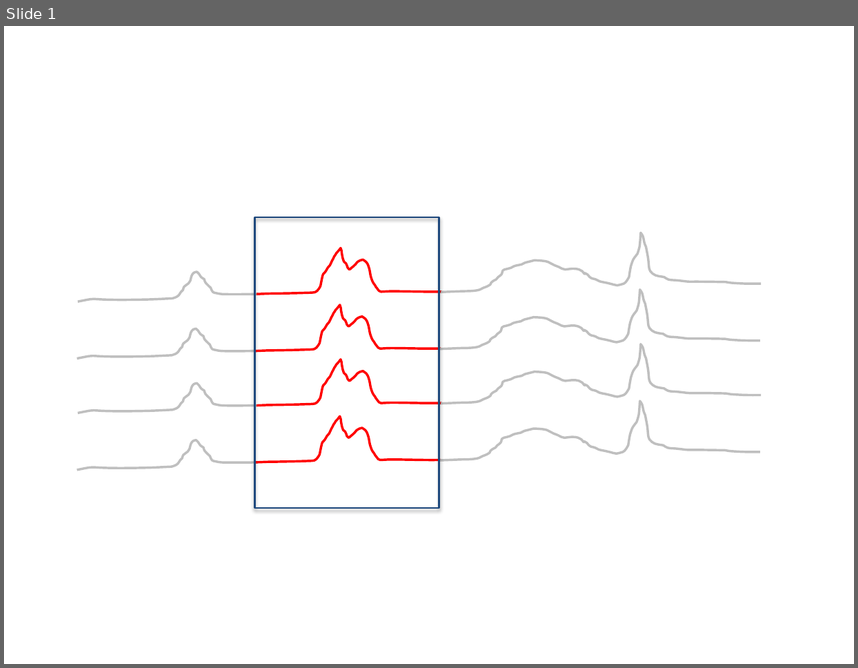
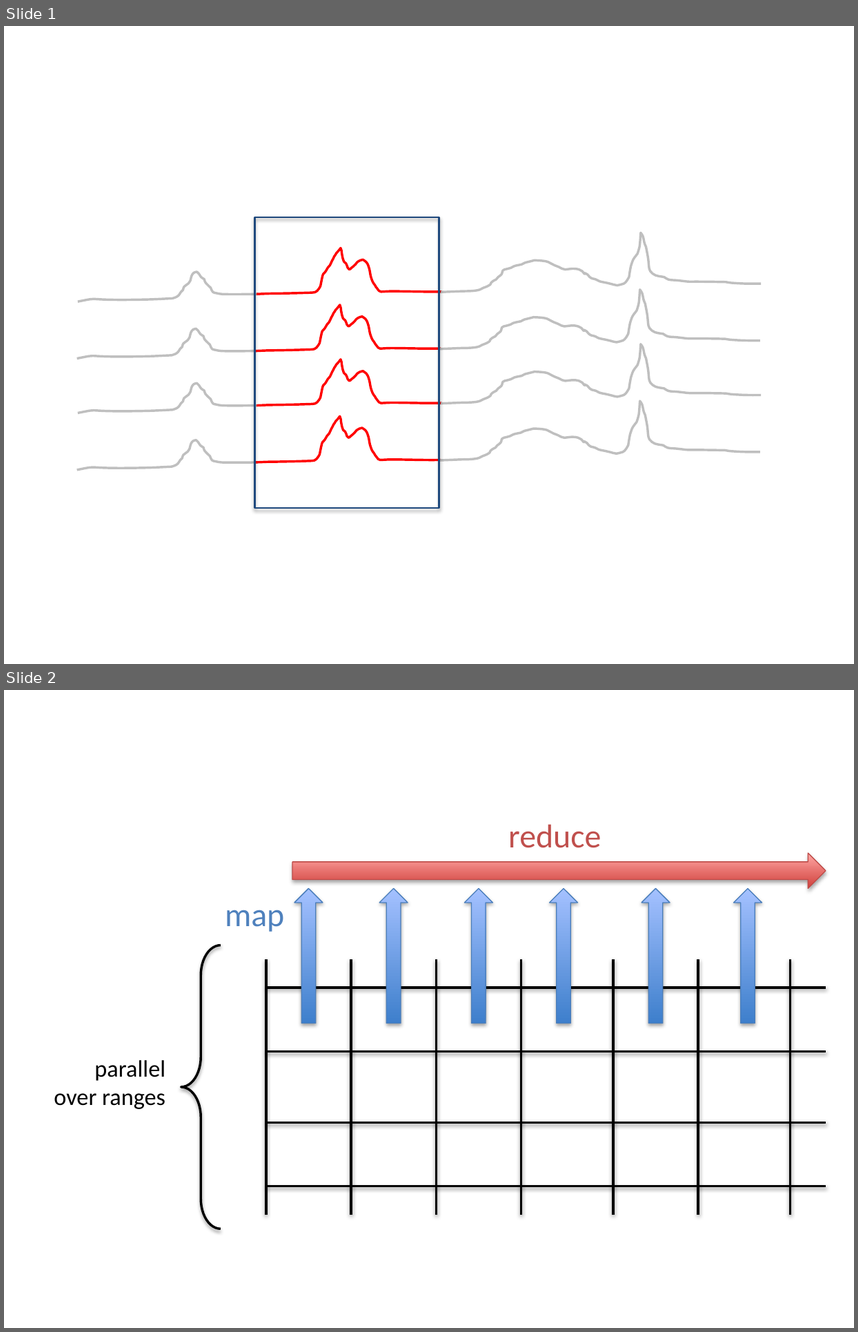
Before and after one commit to mikelove/gfvtalk, a slide deck: diagram.pptx. Shown one above the other, each under a label of ours: slide 1 before the commit, slides 1 and 2 after it. The pictures are 858x668 and 858x1332 pixels, drawn with LibreOffice and Linux fonts; fonts in the diff are those of the drawing. Boxes give left, top, right and bottom in pixels: in the first picture for what was removed or moved away, otherwise in the second. Text is boxed around its words. In the diff, an @@ line names an element or a change of style, - is before the commit and + after.

```diff
--- a/diagram.pptx
+++ b/diagram.pptx
@@ slide 2 added at (4, 690, 854, 1328), background #FFFFFF @@
@@ text added at (508, 824, 601, 848), 28 pt, text #C0504D @@
+reduce
@@ right arrow added at (292, 854, 825, 889), fill gradient #D1403C to #FFA6A5, outline #BF4C48 0.75 pt @@
@@ up arrow added at (294, 888, 323, 1023), fill gradient #3F80CE to #A4C4FF, outline #4B7EBC 0.75 pt @@
@@ up arrow added at (380, 888, 408, 1023), fill gradient #3F80CE to #A4C4FF, outline #4B7EBC 0.75 pt @@
@@ up arrow added at (465, 888, 493, 1023), fill gradient #3F80CE to #A4C4FF, outline #4B7EBC 0.75 pt @@
@@ up arrow added at (550, 888, 578, 1023), fill gradient #3F80CE to #A4C4FF, outline #4B7EBC 0.75 pt @@
@@ up arrow added at (642, 888, 670, 1023), fill gradient #3F80CE to #A4C4FF, outline #4B7EBC 0.75 pt @@
@@ up arrow added at (733, 888, 762, 1023), fill gradient #3F80CE to #A4C4FF, outline #4B7EBC 0.75 pt @@
@@ text added at (225, 909, 284, 931), 28 pt, text #4F81BD @@
+map
@@ left brace added at (181, 945, 220, 1228), outline #000000 2 pt @@
@@ group added at (266, 960, 826, 1214): 11 lines @@
@@ text added at (54, 1060, 165, 1109), 20 pt, text #000000 @@
+parallel
+over ranges
```
Also in this commit, not shown: 5 other files.
